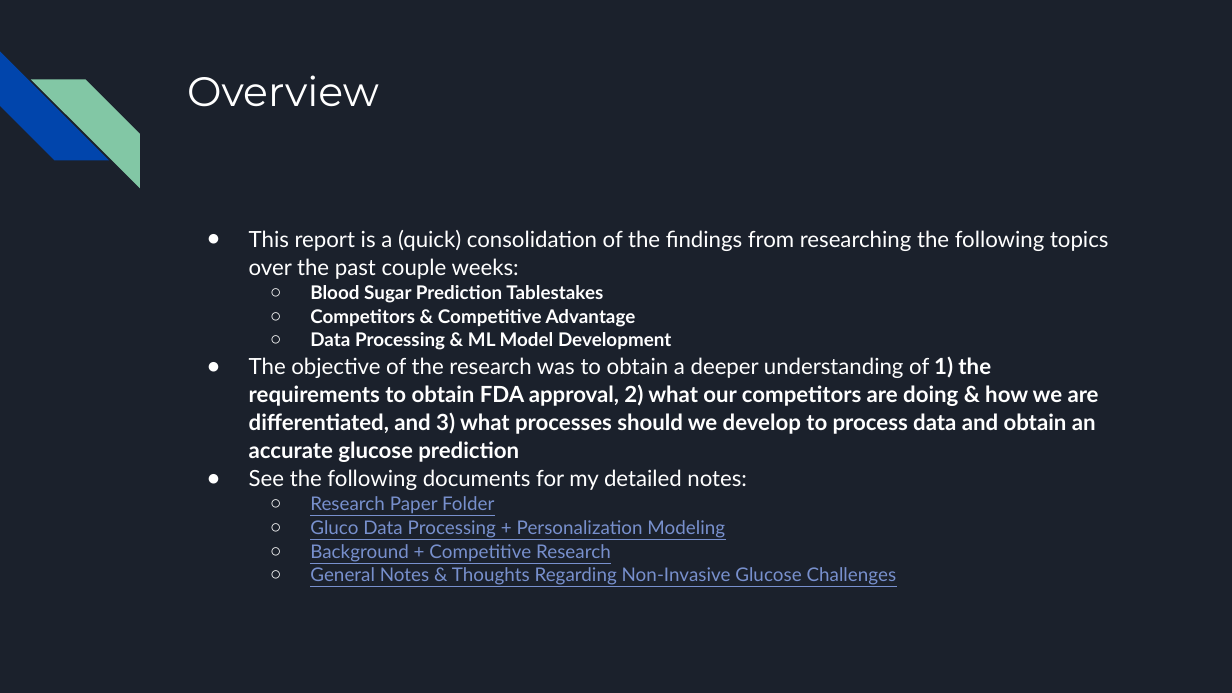
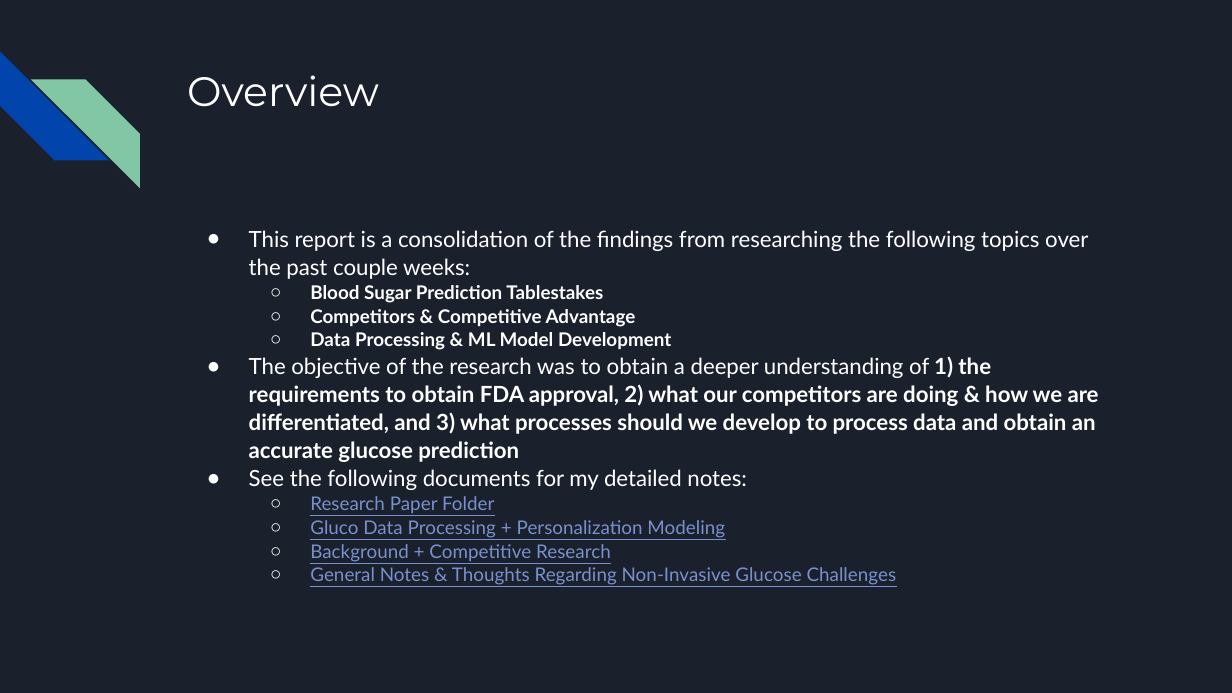
Before and after one commit to jasongraydon01/openwebui-container, a slide deck: slide 2 of pptx_files/Competitive Intelligence Report_06.1.24.pptx. Drawn at 1232x693 pixels with LibreOffice and Linux fonts; fonts in the diff are those of the drawing. Boxes give left, top, right and bottom in pixels: in the first picture for what was removed or moved away, otherwise in the second. Text is boxed around its words. In the diff, an @@ line names an element or a change of style, - is before the commit and + after.

Commit message:
deploy v1 done; pptx chage test

```diff
--- a/pptx_files/Competitive Intelligence Report_06.1.24.pptx
+++ b/pptx_files/Competitive Intelligence Report_06.1.24.pptx
@@ text at [249, 230, 1088, 279]: text changed @@
-● This report is a (quick) consolidation of the findings from researching the following topics over the past couple weeks:
+● This report is a consolidation of the findings from researching the following topics over the past couple weeks:
```
Also in this commit, not shown: 1 other file.
